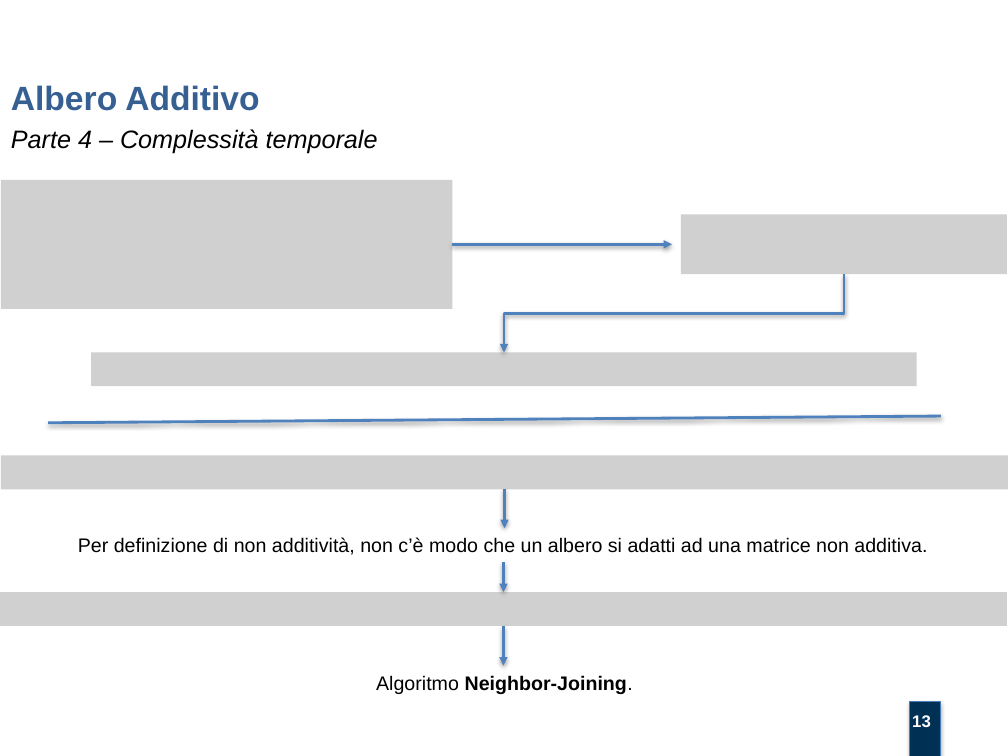
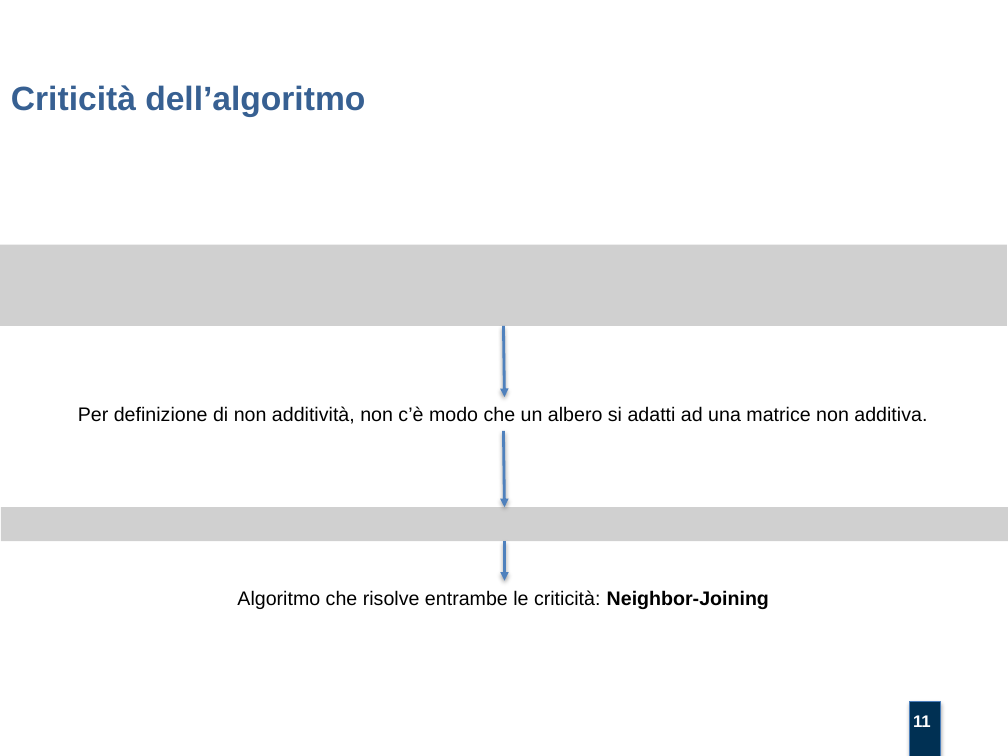
Before and after one commit to mtortoli/Thesis, a slide deck: slide 11 of Discussione Laurea/Slides v.1.0.pptx (slide 13 before the commit). Drawn at 1008x756 pixels with LibreOffice and Linux fonts; fonts in the diff are those of the drawing; grey boxes stand for pictures; background and template pictures are left out. Boxes give left, top, right and bottom in pixels: in the first picture for what was removed or moved away, otherwise in the second. Text is boxed around its words. In the diff, an @@ line names an element or a change of style, - is before the commit and + after.

Commit message:
deleted alberoAdditivo alg

```diff
--- a/Discussione Laurea/Slides v.1.0.pptx
+++ b/Discussione Laurea/Slides v.1.0.pptx
@@ text at (11,85,365,117): text changed @@
-Albero Additivo
+Criticità dell’algoritmo
@@ text removed at (11,129,378,154) @@
-Parte 4 – Complessità temporale
@@ picture removed at (1,179,453,308) @@
@@ picture removed at (681,215,1007,274) @@
@@ picture added at (0,245,1007,327) @@
@@ arrow removed from (453, 244) to (672, 244) @@
@@ elbow arrow removed from (844, 274) to (504, 352) @@
@@ arrow added from (503, 326) to (505, 397), #4F81BD 2 pt @@
@@ picture removed at (91,352,916,386) @@
@@ text "Per definizione di non additività, ...": place and size @@
-text "Per definizione di non additività, ..." at (78,537,927,555)
+text "Per definizione di non additività, ..." at (78,406,927,424)
@@ line removed from (48, 422) to (940, 416) @@
@@ arrow moved from (503, 562) - (503, 592) to (503, 431) - (505, 507) @@
@@ picture removed at (1,456,1008,490) @@
@@ picture added at (1,507,1008,541) @@
@@ arrow removed from (504, 489) to (504, 528) @@
@@ arrow moved from (503, 626) - (503, 665) to (505, 541) - (505, 581) @@
@@ picture removed at (0,592,1007,626) @@
@@ text at (237,590,769,609): text changed; bold off @@
-Algoritmo Neighbor-Joining.
+Algoritmo che risolve entrambe le criticità: Neighbor-Joining
@@ page number at (913,715,931,727): text changed @@
-13
+11
```
Also in this commit, not shown: 7 other slides changed, 2 slides removed, 1 other file.
